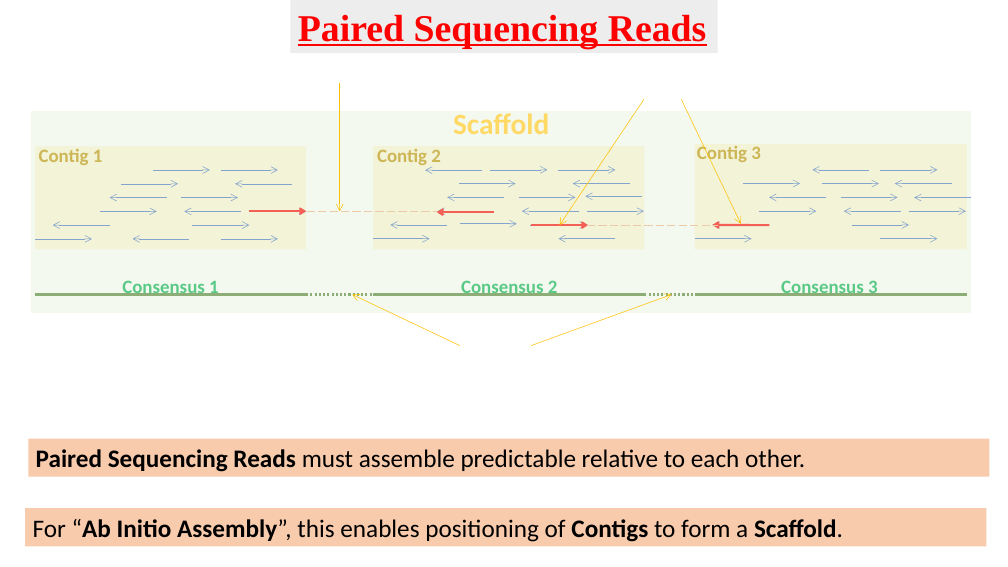
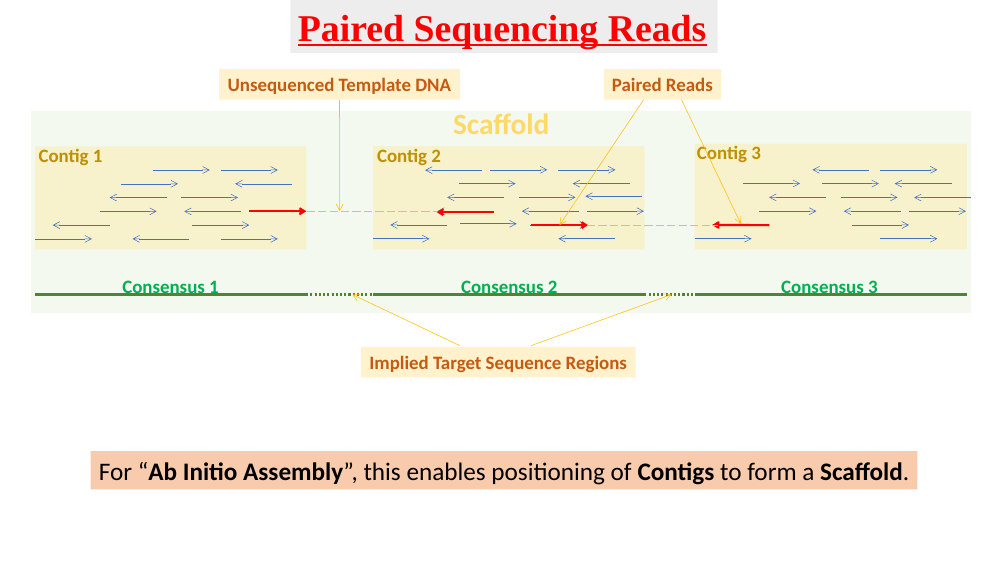
Before and after one commit to BioinformaticsTraining/Introduction-to-Bioinformatics, a slide deck: slide 4 of Flip Presentations/NGS_Intro/BAM_CIGAR/BAM_CIGAR.pptx (slide 3 before the commit). Drawn at 1008x567 pixels with LibreOffice and Linux fonts; fonts in the diff are those of the drawing. Boxes give left, top, right and bottom in pixels: in the first picture for what was removed or moved away, otherwise in the second. Text is boxed around its words. In the diff, an @@ line names an element or a change of style, - is before the commit and + after.

```diff
--- a/Flip Presentations/NGS_Intro/BAM_CIGAR/BAM_CIGAR.pptx
+++ b/Flip Presentations/NGS_Intro/BAM_CIGAR/BAM_CIGAR.pptx
@@ rectangle added at (219,69,460,99), fill #FFF2CC, 18 pt, text #C55A11, bold @@
+Unsequenced Template DNA
@@ rectangle added at (604,69,721,99), fill #FFF2CC, 18 pt, text #C55A11, bold @@
+Paired Reads
@@ arrow moved from (340, 83) - (340, 211) to (340, 100) - (340, 211) @@
@@ rectangle added at (361,347,636,377), fill #FFF2CC, 18 pt, text #C55A11, bold @@
+Implied Target Sequence Regions
@@ rectangle removed at (28,439,989,476) @@
-Paired Sequencing Reads must assemble predictable relative to each other.
@@ rectangle "For “Ab Initio Assembly”, this ...": place and size @@
-rectangle "For “Ab Initio Assembly”, this ..." at (25,508,986,546)
+rectangle "For “Ab Initio Assembly”, this ..." at (91,451,918,489)
@@ rectangle "For “Ab Initio Assembly”, this ..." at (91,451,918,489): alignment justified to centre @@
```
Also in this commit, not shown: 1 other slide changed, 1 slide added.
